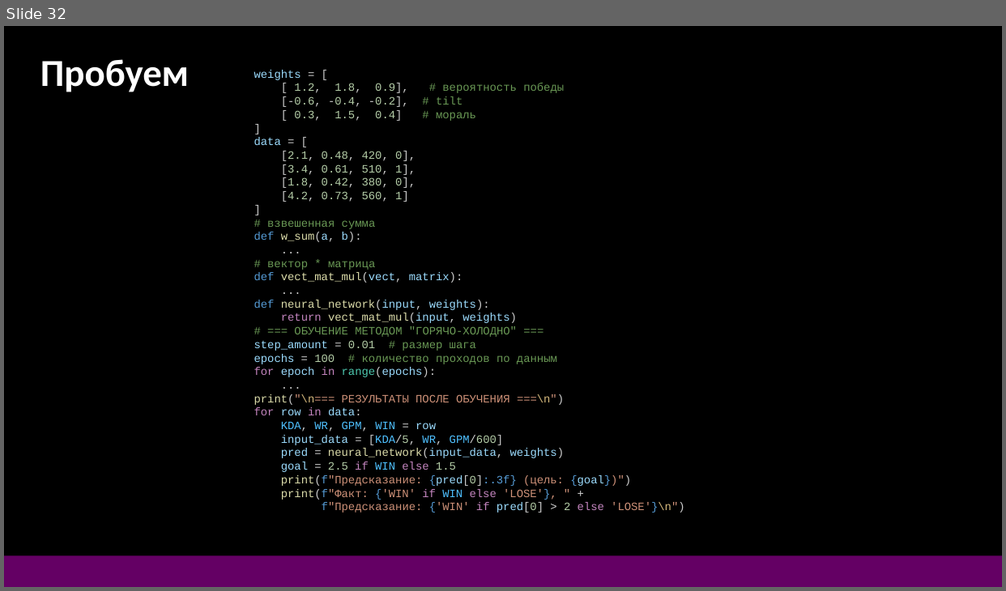
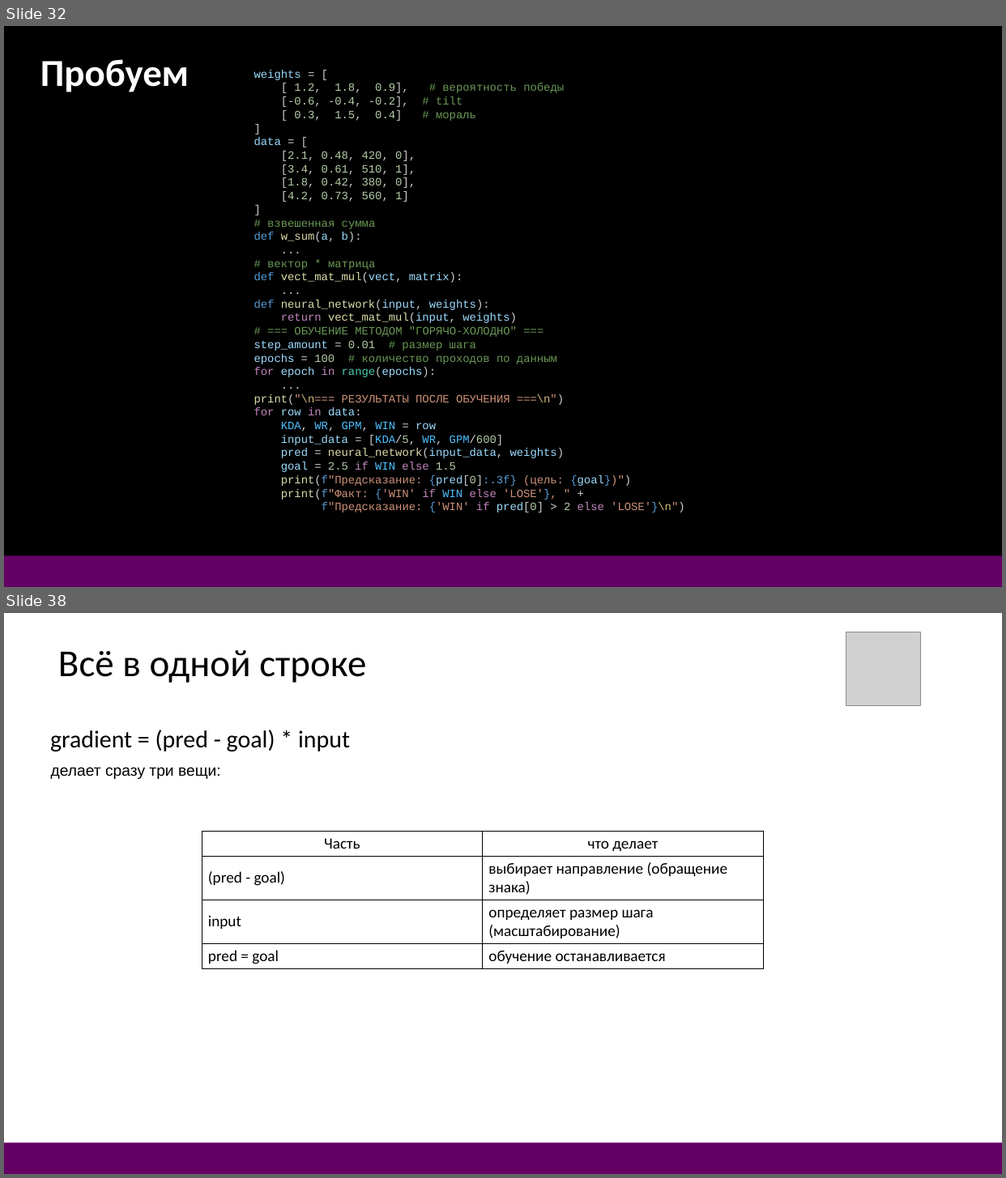
Before and after one commit to DonRobot-all/ML, a slide deck: 1. ML first 28.pptx. Shown one above the other, each under a label of ours: slide 32 before the commit, slides 32 and 38 after it; the slides between them are not shown. The pictures are 1006x591 and 1006x1178 pixels, drawn with LibreOffice and Linux fonts; fonts in the diff are those of the drawing; grey boxes stand for pictures. Boxes give left, top, right and bottom in pixels: in the first picture for what was removed or moved away, otherwise in the second. Text is boxed around its words. In the diff, an @@ line names an element or a change of style, - is before the commit and + after.

```diff
--- a/1. ML first 28.pptx
+++ b/1. ML first 28.pptx
@@ slide 38 added at box(4, 613, 1002, 1174), background #FFFFFF @@
@@ picture added at box(846, 632, 921, 705) @@
@@ text added at box(58, 650, 366, 683), 44 pt, text #000000 @@
+Всё в одной строке
@@ text added at box(50, 730, 350, 752), 28 pt, text #000000 @@
+gradient = (pred - goal) * input
@@ text added at box(51, 767, 221, 779), 18 pt, text #000000 @@
+делает сразу три вещи:
@@ table added at box(202, 832, 763, 969), 4 rows, 2 columns @@
+Часть | что делает
+(pred - goal) | выбирает направление (обращение знака)
+input | определяет размер шага (масштабирование)
+pred = goal | обучение останавливается
@@ rectangle added at box(4, 1143, 1002, 1174), fill #640064 @@
```
Also in this commit, not shown: 5 other slides added, 5 other files.
